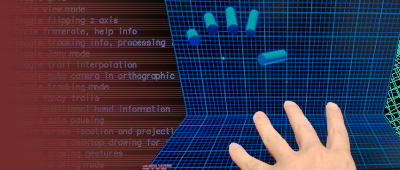
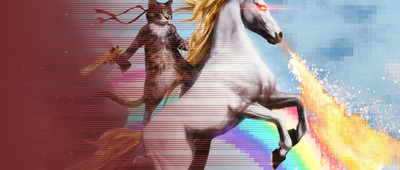
Revision of a layered 400px x 170px image; what changed, layer by layer:
removed layer "leap.jpg" over [3, 0, 400, 170]
renamed "Hands" to "The Internet", moved it above "black back", painted on it over [3, 0, 400, 170]
removed layer "ChristiansHand.jpg" over [142, 0, 400, 170]
